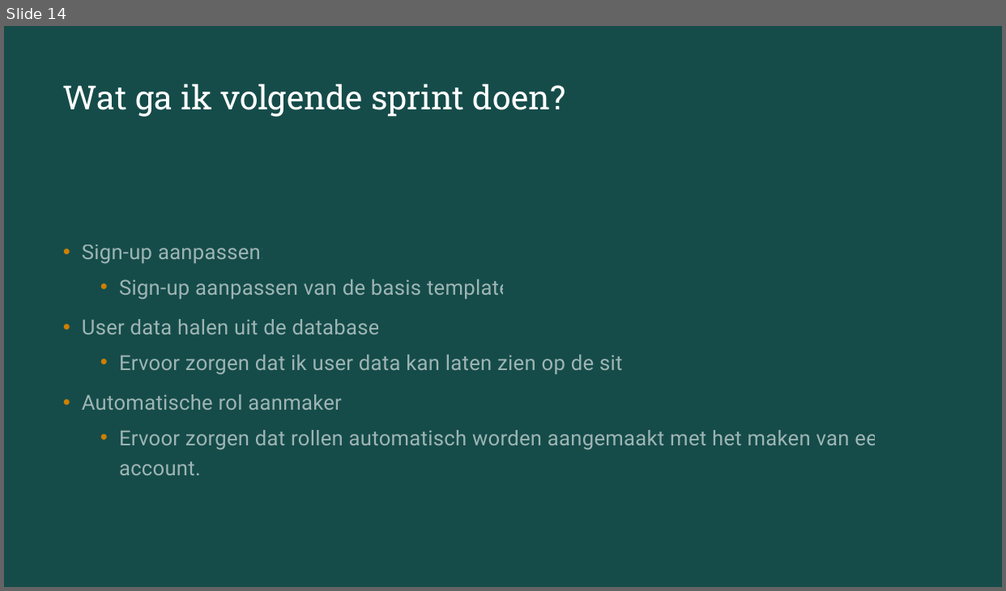
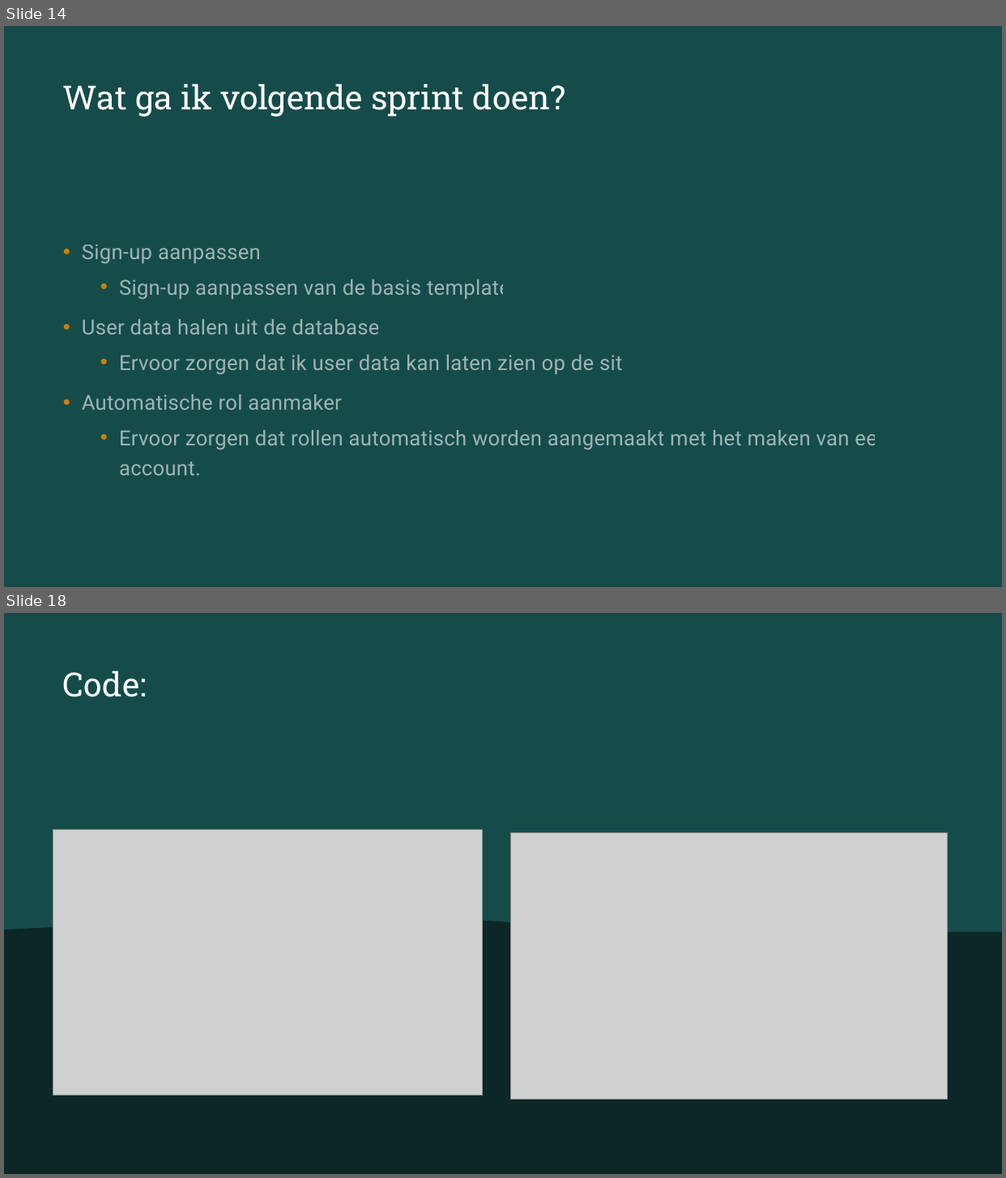
Before and after one commit to DontCloneBasil/Project-smarties, a slide deck: sprint review.pptx. Shown one above the other, each under a label of ours: slide 14 before the commit, slides 14 and 18 after it; the slides between them are not shown. The pictures are 1006x591 and 1006x1178 pixels, drawn with LibreOffice and Linux fonts; fonts in the diff are those of the drawing; grey boxes stand for pictures. Boxes give left, top, right and bottom in pixels: in the first picture for what was removed or moved away, otherwise in the second. Text is boxed around its words. In the diff, an @@ line names an element or a change of style, - is before the commit and + after.

```diff
--- a/sprint review.pptx
+++ b/sprint review.pptx
@@ slide 18 added at (4,613,1002,1174), background #0B2827 @@
@@ rectangle added at (4,613,1002,1174), fill #154C4A @@
@@ title added at (63,671,147,697), 32 pt, text #FFFFFF @@
+Code:
@@ picture added at (53,829,483,1095) @@
@@ picture added at (511,833,948,1099) @@
@@ freeform shape added at (4,917,1002,1174), fill #0B2827 @@
```
Also in this commit, not shown: 1 slide changed, 9 other slides added, 4 other files.
